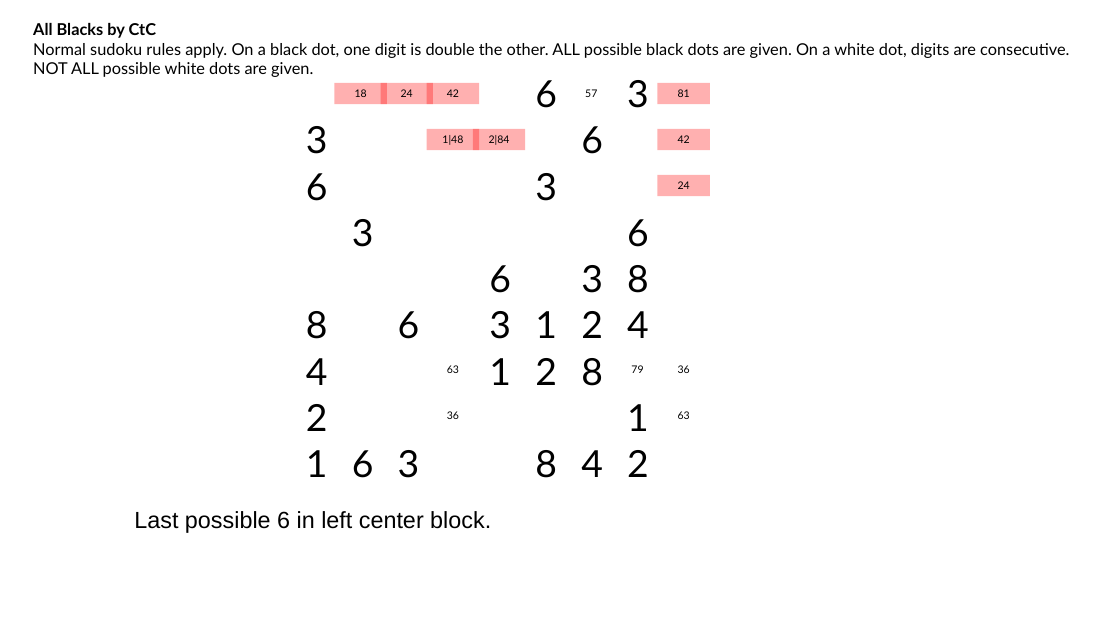
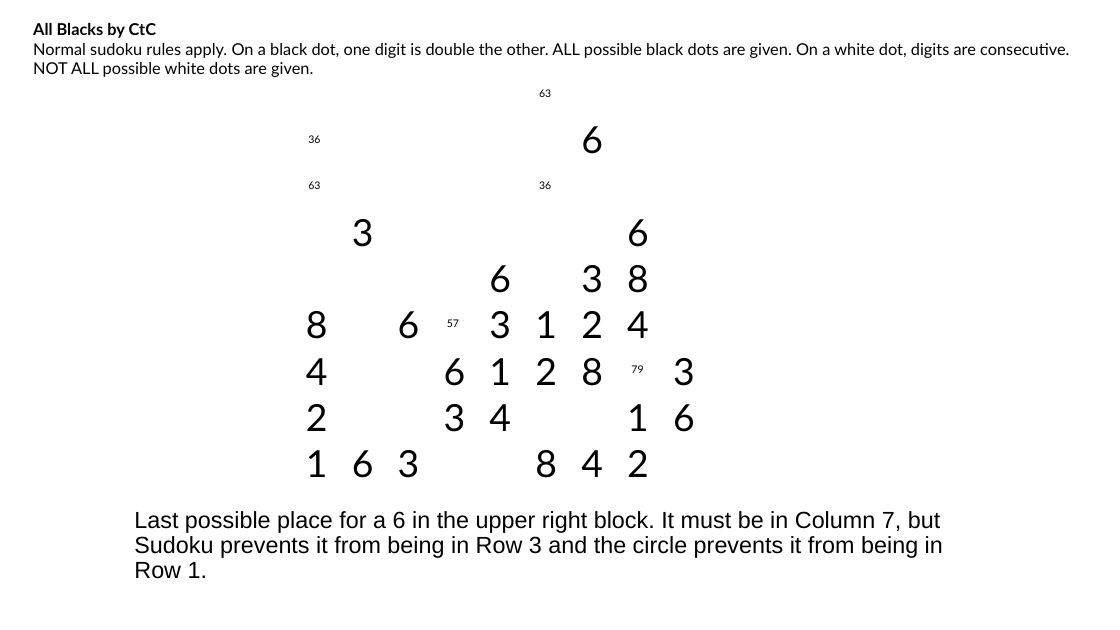
Before and after one commit to jhardis/WSJ_Number_Puzzles, a slide deck: slide 17 of 20261003_2.pptx (slide 21 before the commit). Drawn at 1120x630 pixels with LibreOffice and Linux fonts; fonts in the diff are those of the drawing; background and template pictures are left out. Boxes give left, top, right and bottom in pixels: in the first picture for what was removed or moved away, otherwise in the second. Text is boxed around its words. In the diff, an @@ line names an element or a change of style, - is before the commit and + after.

```diff
--- a/20261003_2.pptx
+++ b/20261003_2.pptx
@@ rectangle removed at [334, 83, 386, 104] @@
-18
@@ rectangle removed at [381, 83, 433, 104] @@
-24
@@ rectangle removed at [427, 83, 479, 104] @@
-42
@@ text "63": place and size @@
-text "63" at [447, 365, 459, 373]
+text "63" at [539, 89, 551, 97]
@@ text removed at [627, 80, 649, 108] @@
-3
@@ rectangle removed at [658, 83, 710, 104] @@
-81
@@ text "36": place and size @@
-text "36" at [678, 365, 690, 373]
+text "36" at [308, 135, 320, 143]
@@ rectangle removed at [427, 129, 479, 150] @@
-1|48
@@ rectangle removed at [473, 129, 525, 150] @@
-2|84
@@ rectangle removed at [658, 129, 710, 150] @@
-42
@@ text "63": place and size @@
-text "63" at [678, 411, 690, 419]
+text "63" at [308, 181, 320, 189]
@@ text "36": place and size @@
-text "36" at [447, 411, 459, 419]
+text "36" at [539, 181, 551, 189]
@@ rectangle removed at [658, 175, 710, 196] @@
-24
@@ text "57": place and size @@
-text "57" at [585, 89, 597, 97]
+text "57" at [447, 319, 459, 327]
@@ text "6": place and size @@
-text "6" at [535, 80, 557, 108]
+text "6" at [444, 358, 466, 386]
@@ text "3": place and size @@
-text "3" at [306, 126, 328, 154]
+text "3" at [673, 358, 695, 386]
@@ text "3": place and size @@
-text "3" at [535, 173, 557, 201]
+text "3" at [444, 404, 466, 432]
@@ text added at [489, 404, 511, 431], 32 pt, text #000000 @@
+4
@@ text "6": place and size @@
-text "6" at [306, 173, 328, 201]
+text "6" at [673, 404, 695, 432]
@@ text at [134, 511, 943, 579]: text changed @@
-Last possible 6 in left center block.
+Last possible place for a 6 in the upper right block. It must be in Column 7, but Sudoku prevents it from being in Row 3 and the circle prevents it from being in Row 1.
```
Also in this commit, not shown: 29 other slides changed, 1 slide added, 9 slides removed.
